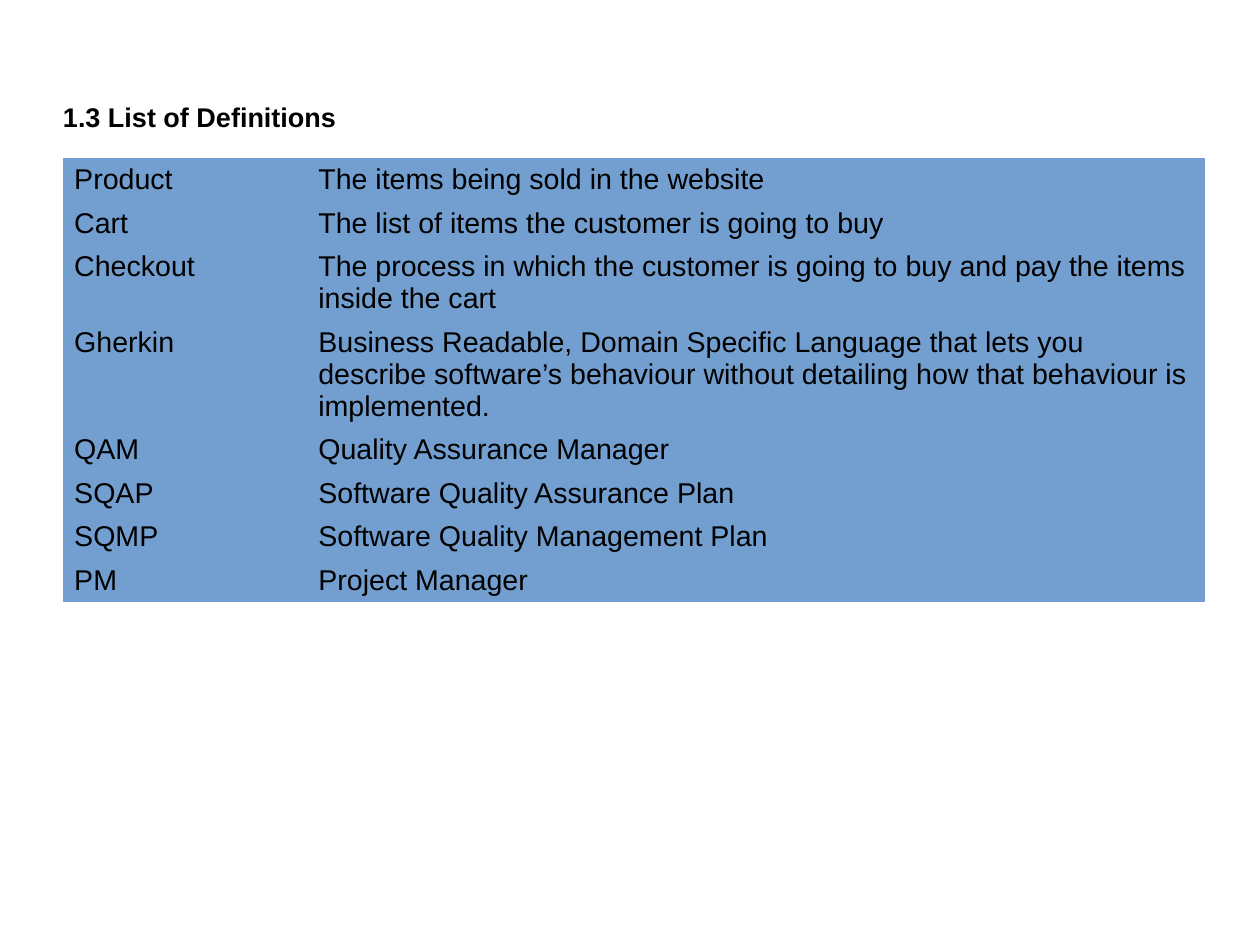
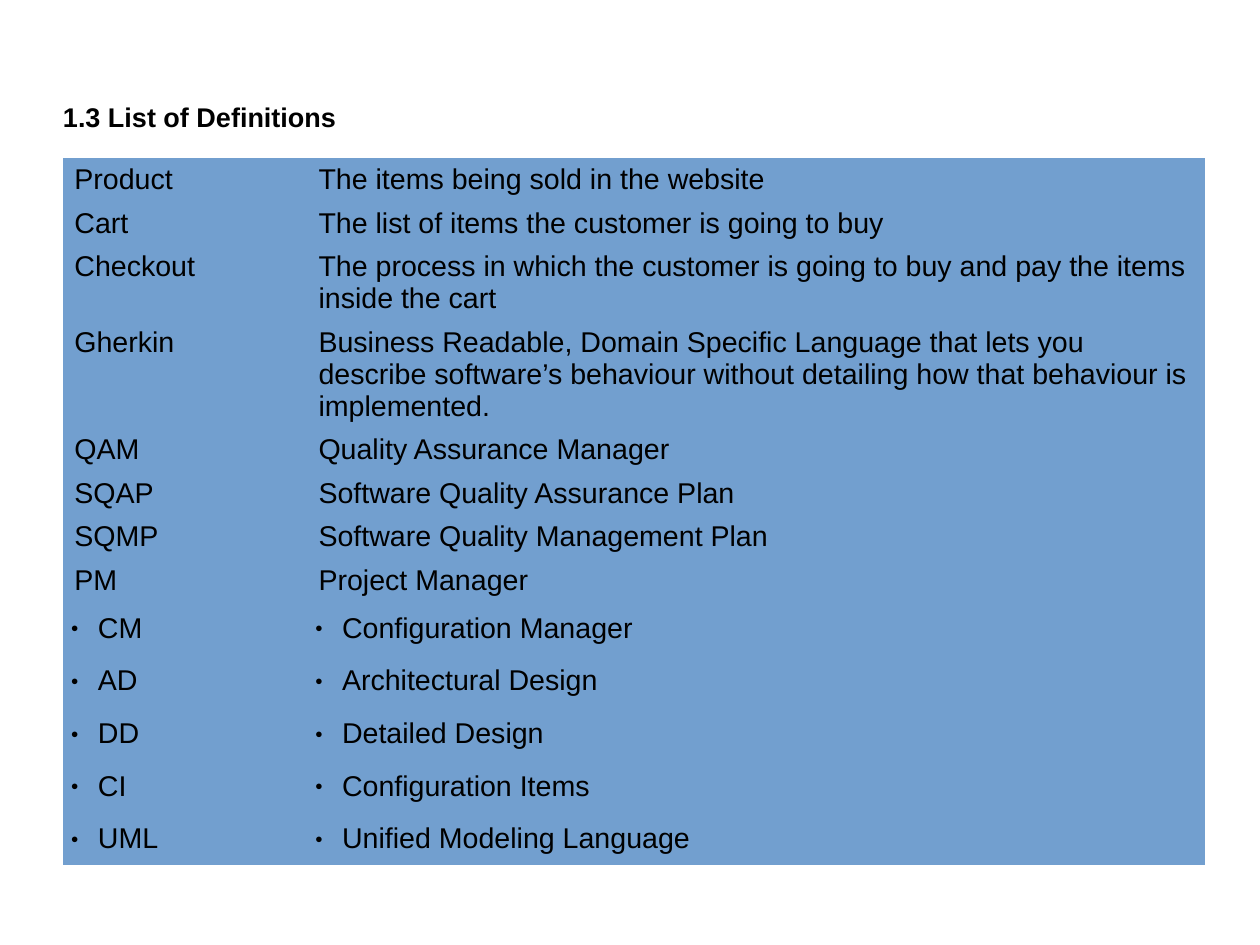
Before and after one commit to catherinemaglasang/e-store-by-scorpio, a slide deck: slide 8 of Presentation/SQAP.odp (slide 6 before the commit). Drawn at 1260x945 pixels with LibreOffice and Linux fonts; fonts in the diff are those of the drawing. Boxes give left, top, right and bottom in pixels: in the first picture for what was removed or moved away, otherwise in the second. Text is boxed around its words. In the diff, an @@ line names an element or a change of style, - is before the commit and + after.

```diff
--- a/Presentation/SQAP.odp
+++ b/Presentation/SQAP.odp
@@ table at box(63, 158, 1206, 858) @@
+row 9: CM | Configuration Manager
+row 10: AD | Architectural Design
+row 11: DD | Detailed Design
+row 12: CI | Configuration Items
+row 13: UML | Unified Modeling Language
```
Also in this commit, not shown: 7 other slides changed, 9 slides added, 1 other file.
